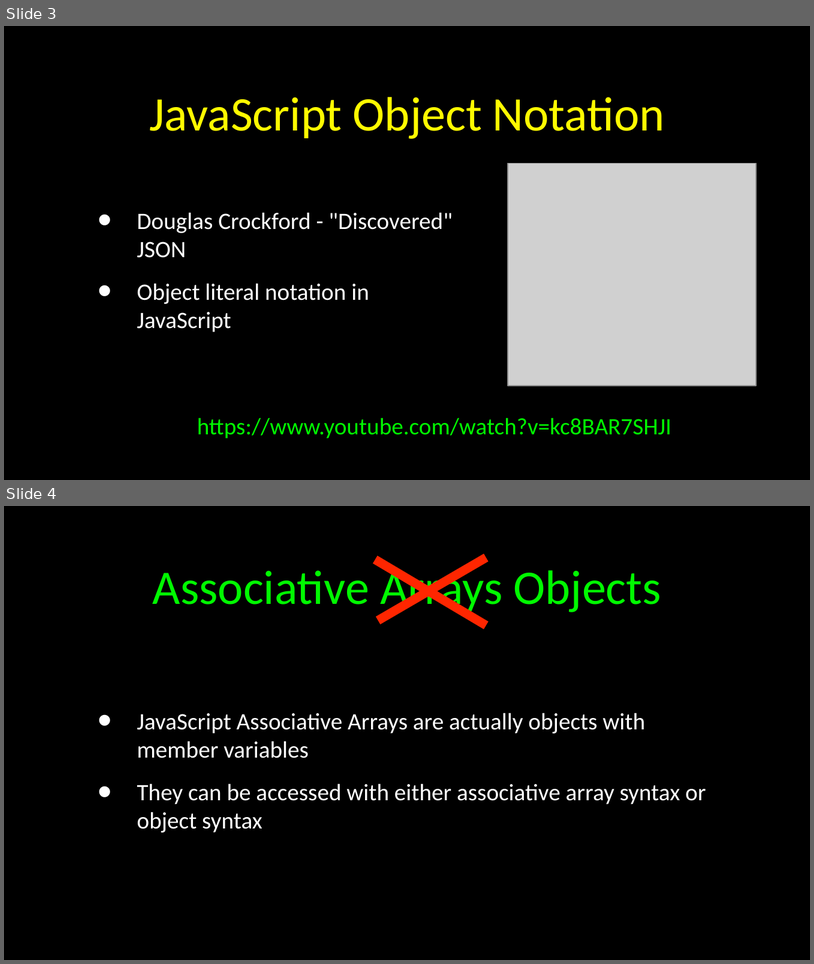
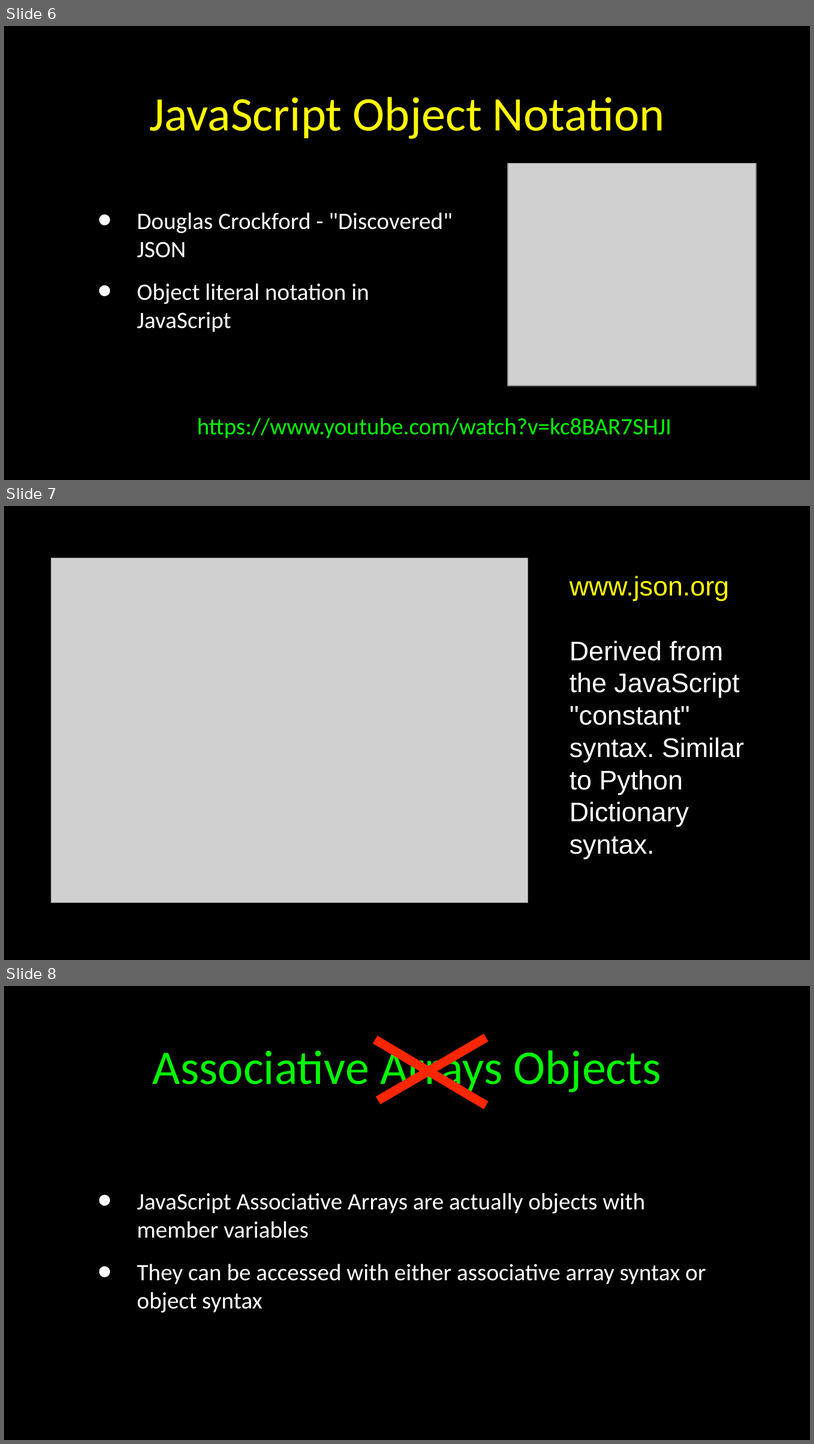
Before and after one commit to csev/wa4e, a slide deck: lectures/JS-04-JSON.ppt. Shown one above the other, each under a label of ours: slides 3 and 4 before the commit, slides 6, 7 and 8 after it. The pictures are 814x964 and 814x1444 pixels, drawn with LibreOffice and Linux fonts; fonts in the diff are those of the drawing; grey boxes stand for pictures. Boxes give left, top, right and bottom in pixels: in the first picture for what was removed or moved away, otherwise in the second. Text is boxed around its words. In the diff, an @@ line names an element or a change of style, - is before the commit and + after.

```diff
--- a/lectures/JS-04-JSON.ppt
+++ b/lectures/JS-04-JSON.ppt
@@ slide 7 added at (4, 506, 810, 960), background #000000; not listed: 1 template element that a slide beside it also shows @@
@@ picture added at (51, 558, 528, 903) @@
@@ text added at (570, 576, 744, 859), 24 pt, text #FFFFFF @@
+www.json.org
+Derived from the JavaScript "constant" syntax. Similar to Python Dictionary syntax.
@@ what was slide 3 is now slide 6 @@
@@ what was slide 4 is now slide 8 @@
```
Also in this commit, not shown: 3 other slides added, 1 other file.
